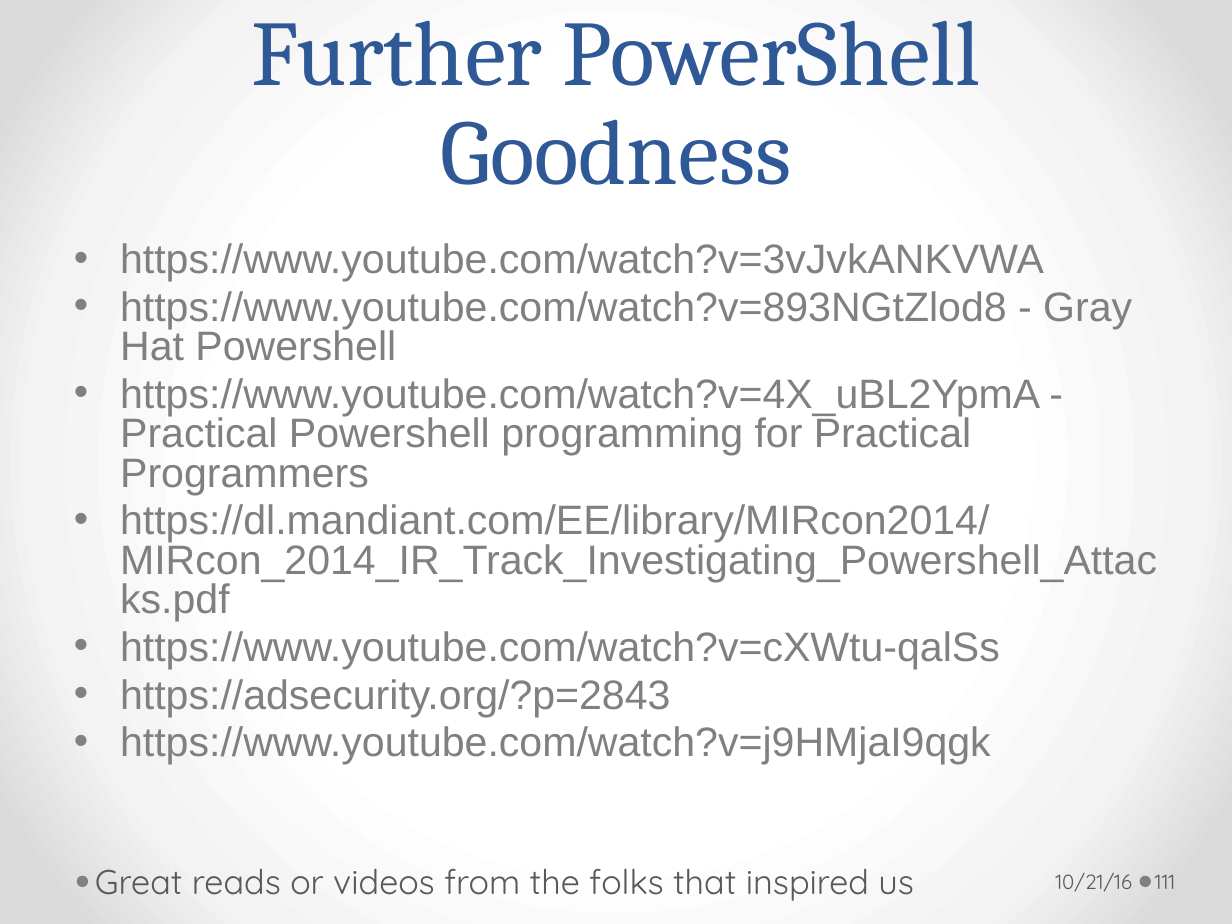
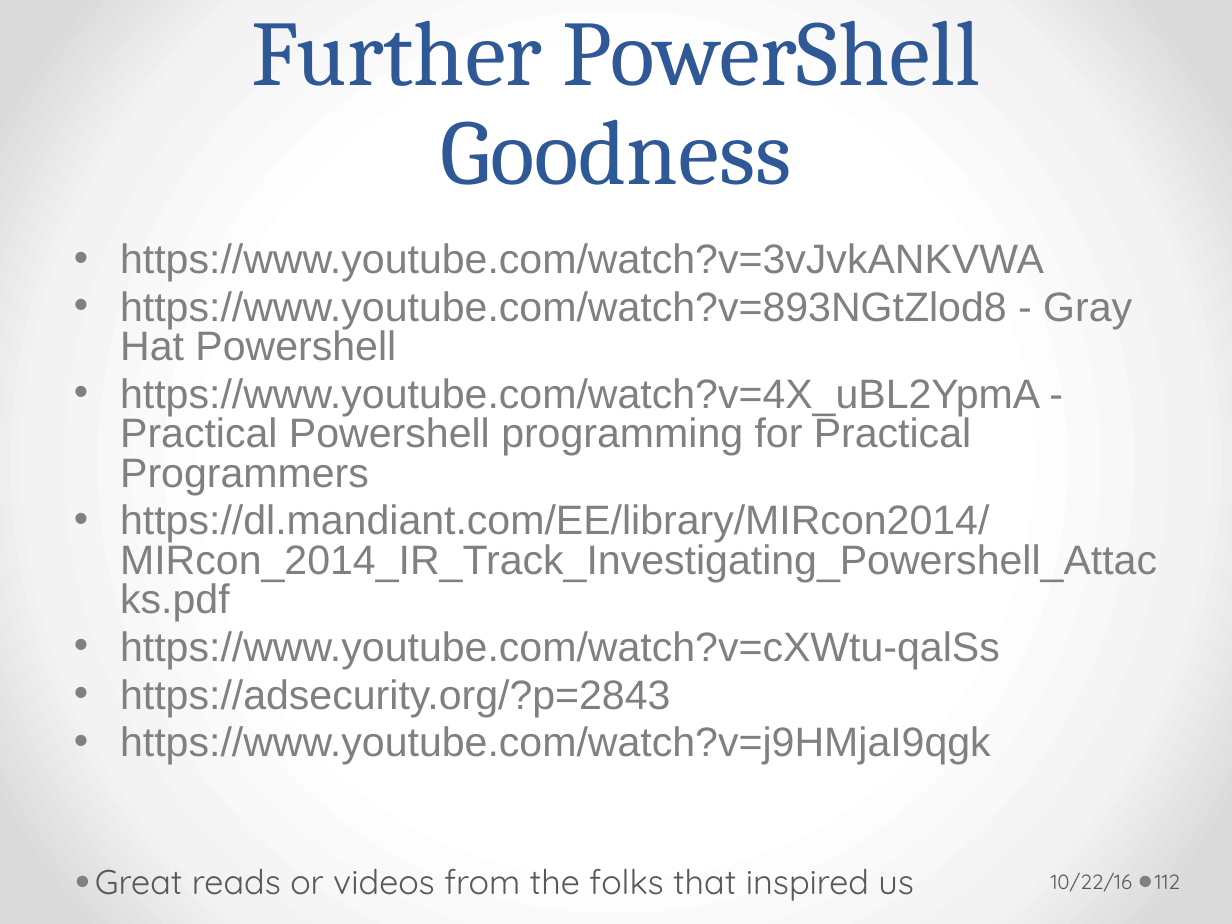
Before and after one commit to git-oaktree/bsidesdc, a slide deck: slide 112 of PowerShell_DC_V1.pptx (slide 111 before the commit). Drawn at 1232x924 pixels with LibreOffice and Linux fonts; fonts in the diff are those of the drawing. Boxes give left, top, right and bottom in pixels: in the first picture for what was removed or moved away, otherwise in the second. Text is boxed around its words. In the diff, an @@ line names an element or a change of style, - is before the commit and + after.

```diff
--- a/PowerShell_DC_V1.pptx
+++ b/PowerShell_DC_V1.pptx
@@ text at [1051, 873, 1133, 892]: text changed @@
-10/21/16
+10/22/16
@@ page number at [1155, 874, 1180, 889]: text changed @@
-111
+112
```
Also in this commit, not shown: 109 other slides changed, 1 slide added.
